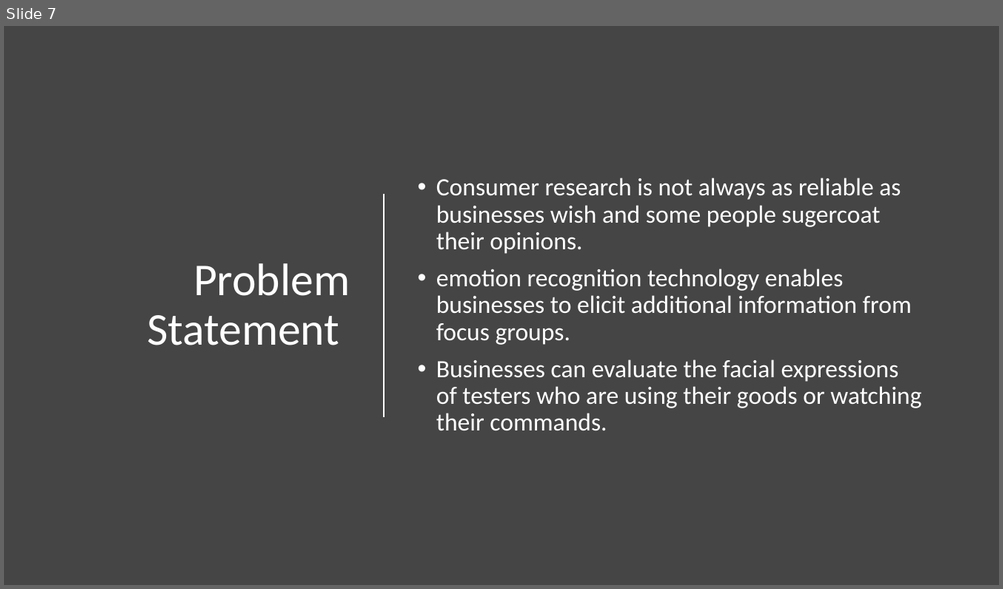
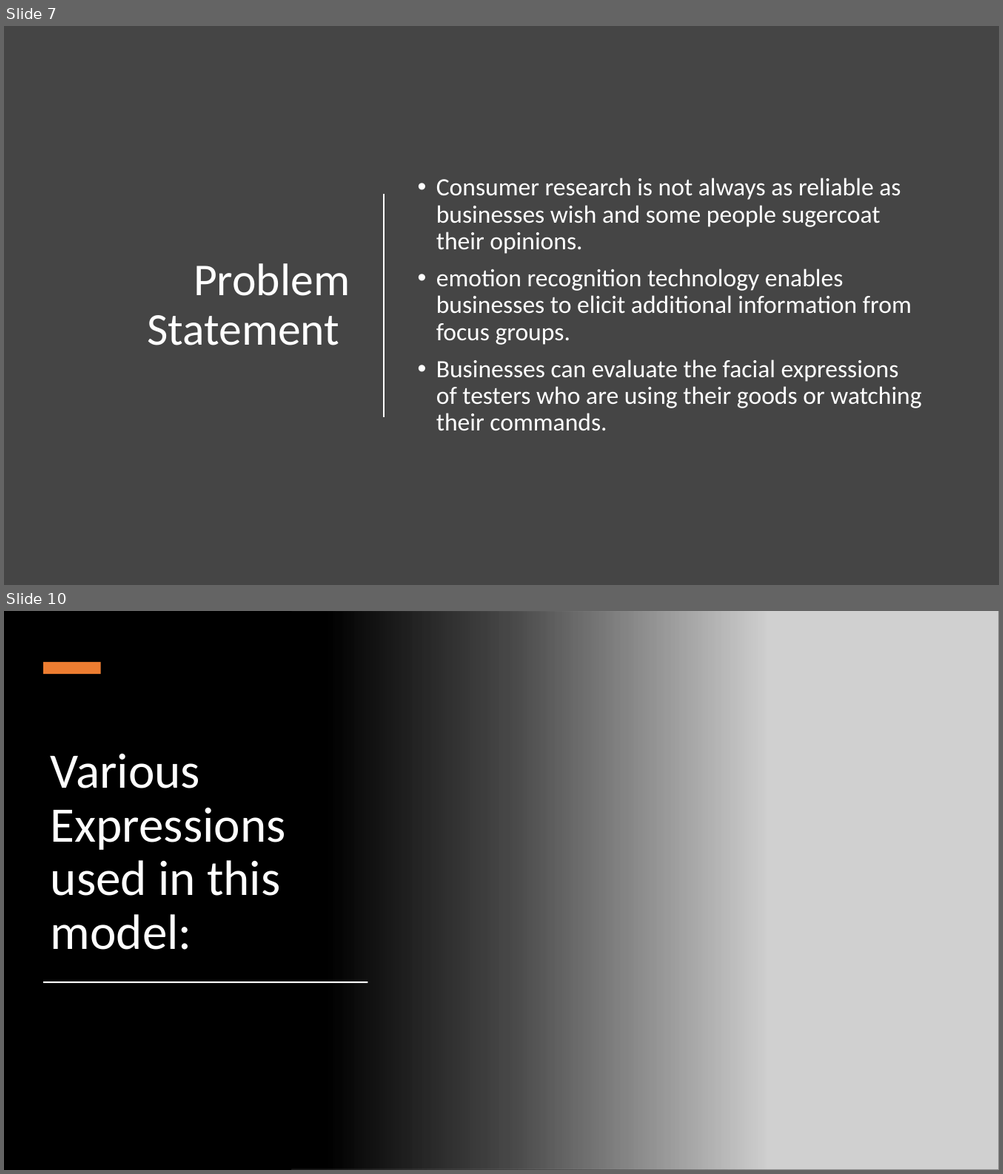
Before and after one commit to kinggovind/Final-Project, a slide deck: Facial Emotion Recognition.pptx. Shown one above the other, each under a label of ours: slide 7 before the commit, slides 7 and 10 after it; the slides between them are not shown. The pictures are 1003x589 and 1003x1174 pixels, drawn with LibreOffice and Linux fonts; fonts in the diff are those of the drawing; grey boxes stand for pictures. Boxes give left, top, right and bottom in pixels: in the first picture for what was removed or moved away, otherwise in the second. Text is boxed around its words. In the diff, an @@ line names an element or a change of style, - is before the commit and + after.

```diff
--- a/Facial Emotion Recognition.pptx
+++ b/Facial Emotion Recognition.pptx
@@ slide 10 added at bbox=[4, 611, 999, 1170], background #000000 @@
@@ rectangle added at bbox=[4, 611, 765, 1170], fill gradient #000000 @@
@@ picture added at bbox=[291, 611, 999, 1170] @@
@@ rectangle added at bbox=[43, 662, 101, 674], fill #ED7D31 @@
@@ title added at bbox=[51, 753, 286, 950], 48 pt, text #FFFFFF @@
+Various Expressions used in this model:
@@ rectangle added at bbox=[43, 982, 368, 983], fill #FFFFFF @@
```
Also in this commit, not shown: 5 slides changed, 6 other slides added, 2 slides removed.
